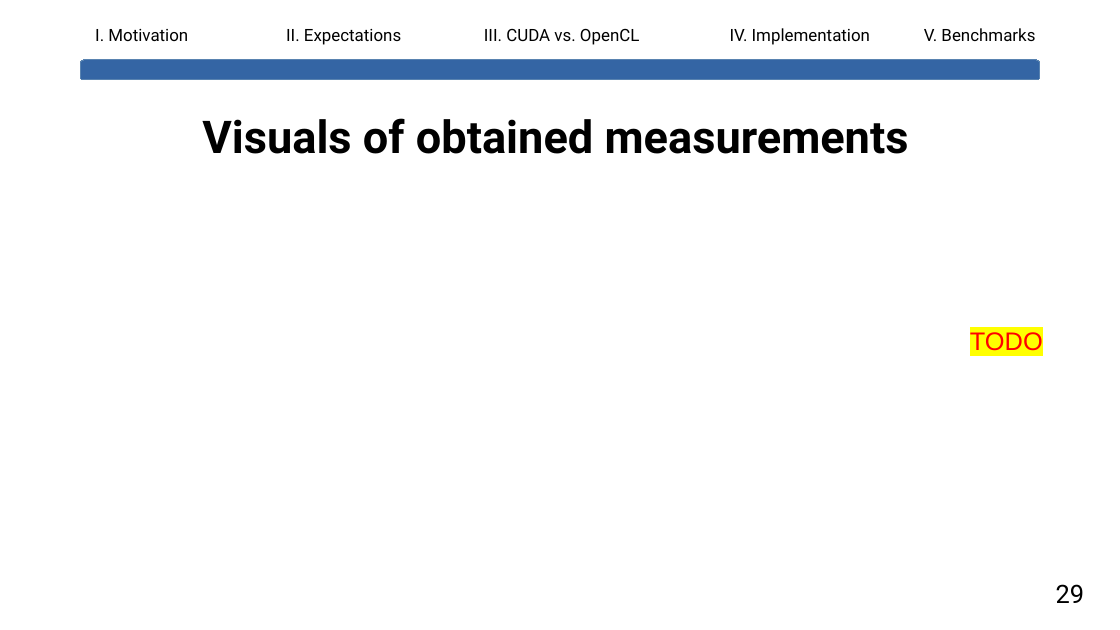
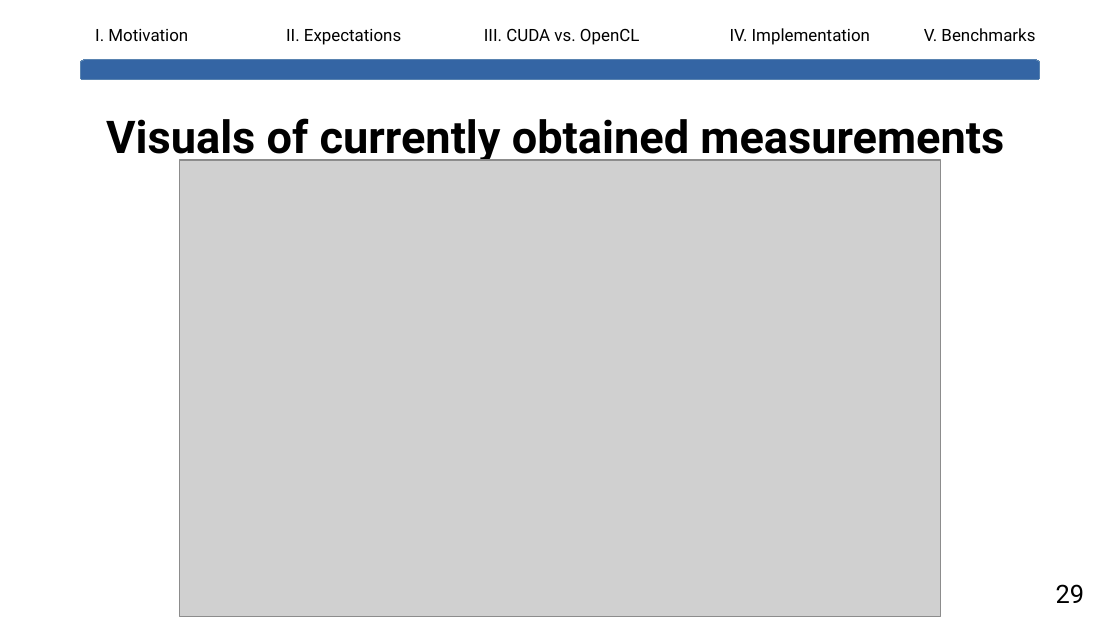
Before and after one commit to lhahner/opti-perf, a slide deck: slide 35 of docs/presentation/final-presentation.odp (slide 32 before the commit). Drawn at 1120x630 pixels with LibreOffice and Linux fonts; fonts in the diff are those of the drawing; grey boxes stand for pictures. Boxes give left, top, right and bottom in pixels: in the first picture for what was removed or moved away, otherwise in the second. Text is boxed around its words. In the diff, an @@ line names an element or a change of style, - is before the commit and + after.

```diff
--- a/docs/presentation/final-presentation.odp
+++ b/docs/presentation/final-presentation.odp
@@ title at (106, 118, 1004, 164): text changed @@
-Visuals of obtained measurements
+Visuals of currently obtained measurements
@@ picture added at (180, 160, 941, 616) @@
@@ text removed at (970, 332, 1043, 351) @@
-TODO
```
Also in this commit, not shown: 4 other slides changed, 3 slides added, 3 other files.
